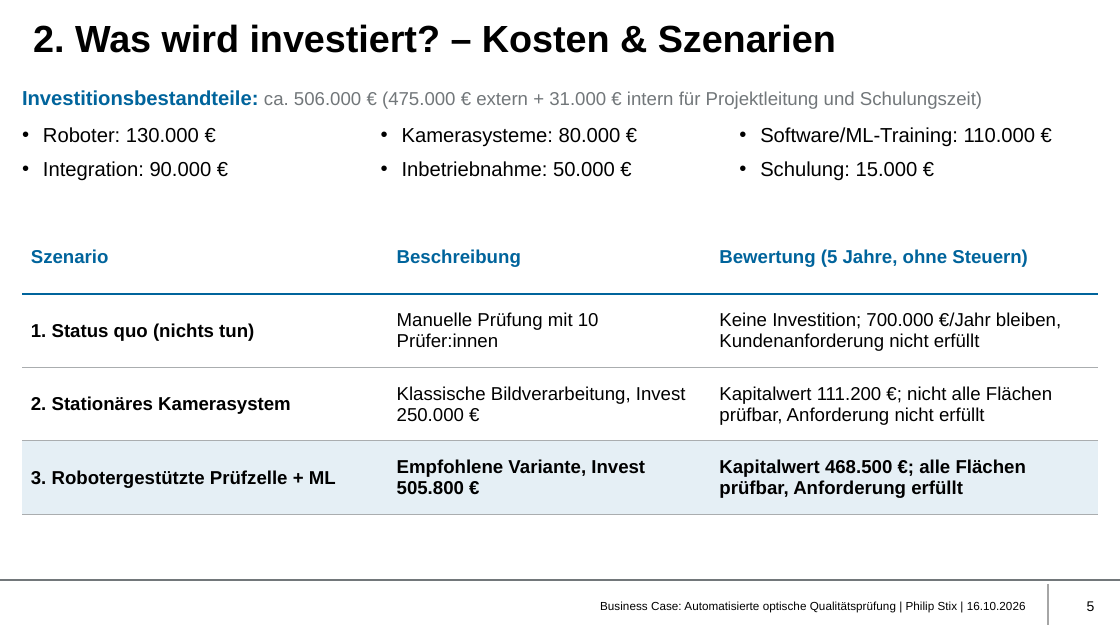
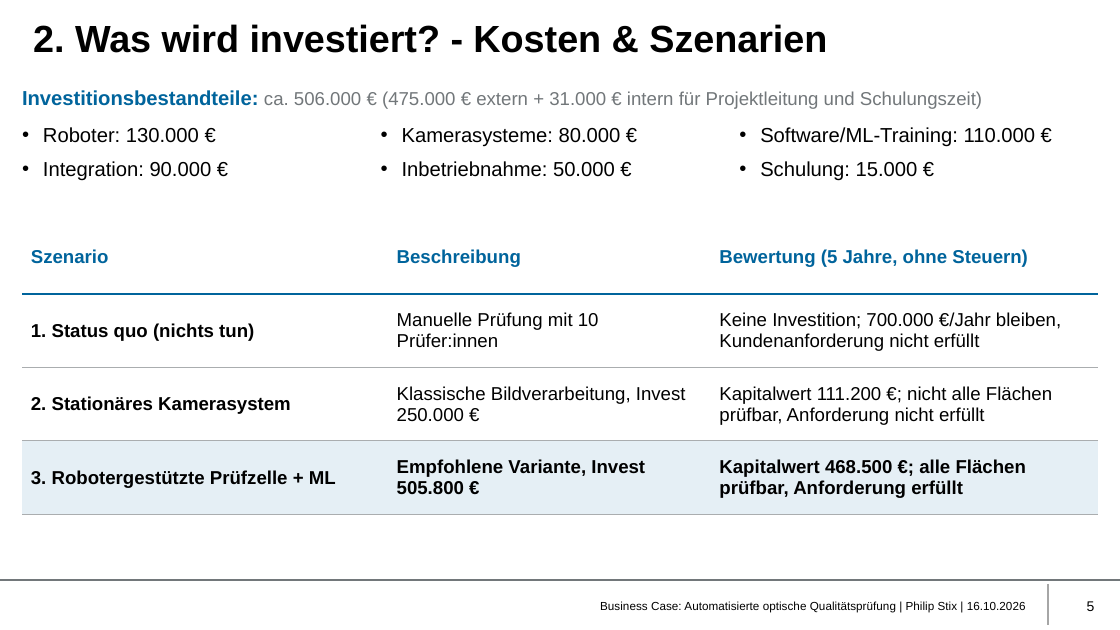
Before and after one commit to philip-stack/MRE3-bGUS, a slide deck: slide 5 of 01 Abgabe/Business Case Qualitätsprüfung - Philip Stix.pptx. Drawn at 1120x630 pixels with LibreOffice and Linux fonts; fonts in the diff are those of the drawing; background and template pictures are left out. Boxes give left, top, right and bottom in pixels: in the first picture for what was removed or moved away, otherwise in the second. Text is boxed around its words. In the diff, an @@ line names an element or a change of style, - is before the commit and + after.

```diff
--- a/01 Abgabe/Business Case Qualitätsprüfung - Philip Stix.pptx
+++ b/01 Abgabe/Business Case Qualitätsprüfung - Philip Stix.pptx
@@ title at <box>33,24,827,53</box>: text changed @@
-2. Was wird investiert? – Kosten & Szenarien
+2. Was wird investiert? - Kosten & Szenarien
```
Also in this commit, not shown: 8 other slides changed.
